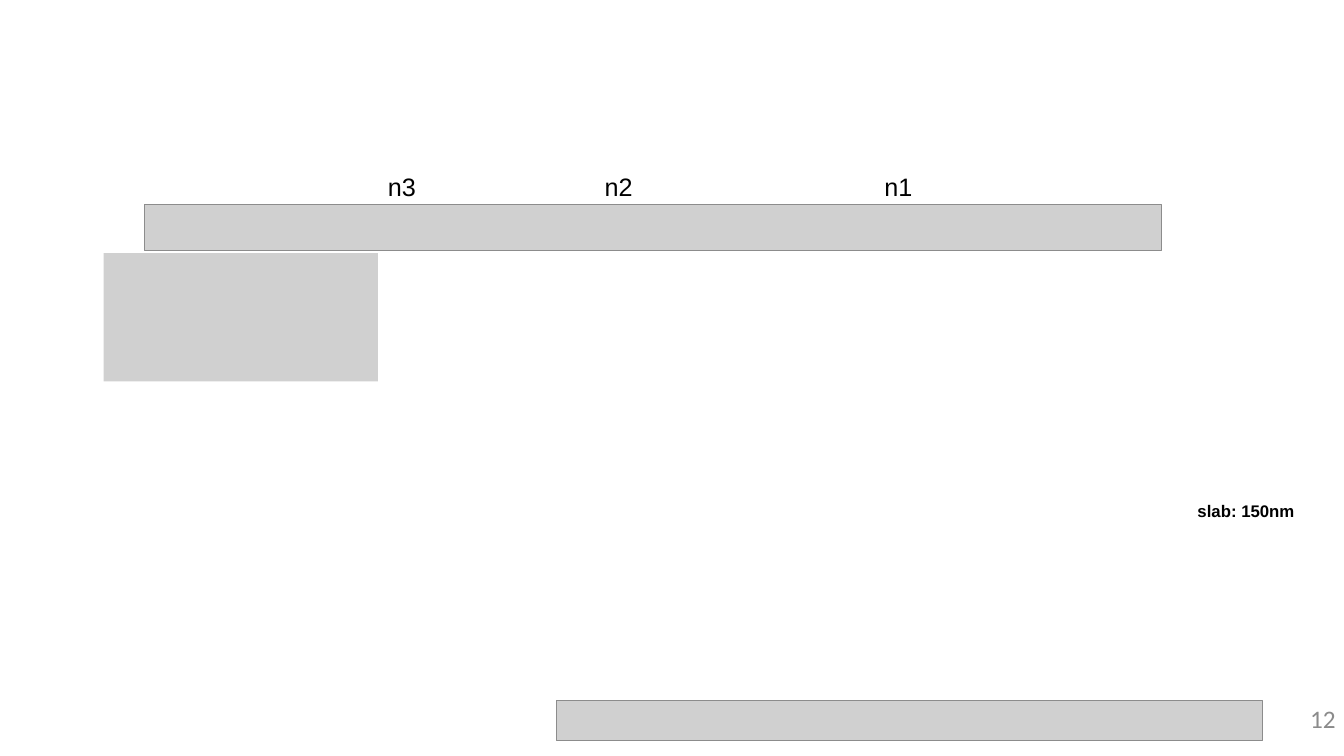
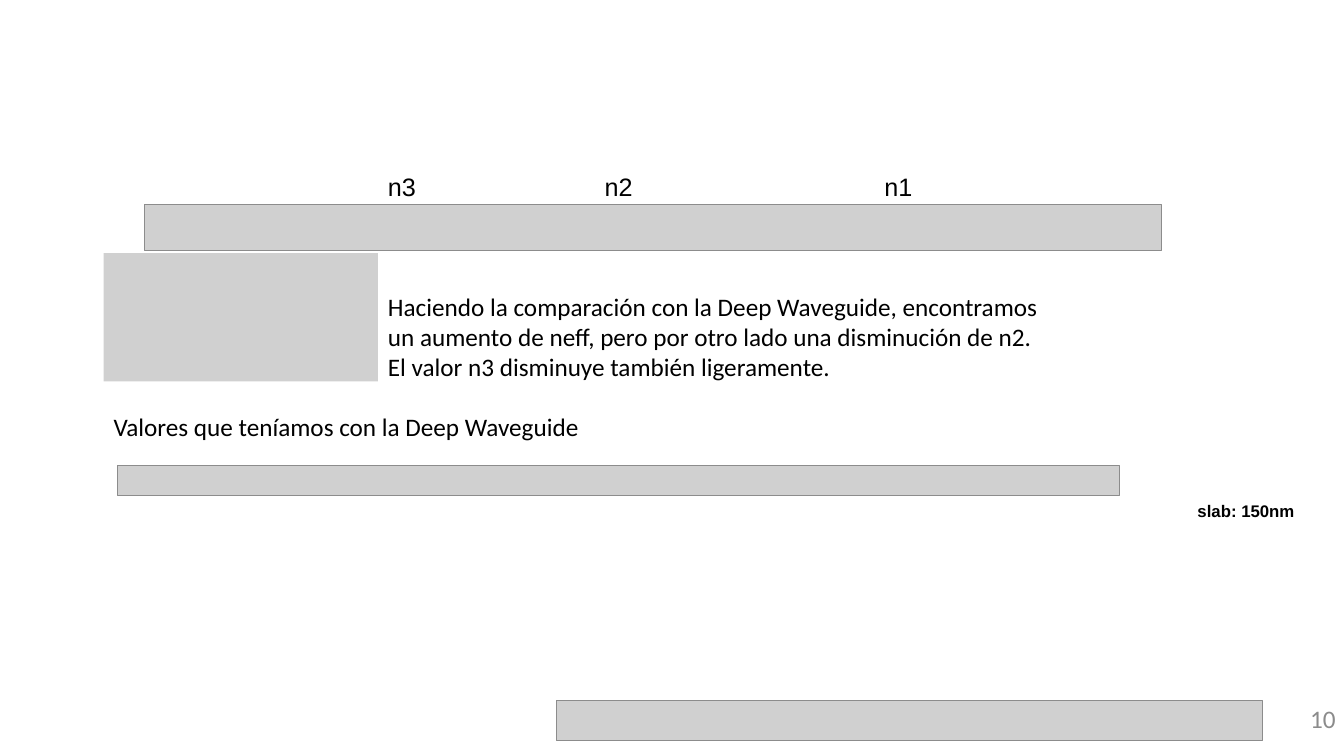
Before and after one commit to RobertoFernandezSevilla/pic-upv-lab1, a slide deck: slide 10 of LabBook_10.pptx (slide 12 before the commit). Drawn at 1344x756 pixels with LibreOffice and Linux fonts; fonts in the diff are those of the drawing; grey boxes stand for pictures; background and template pictures are left out. Boxes give left, top, right and bottom in pixels: in the first picture for what was removed or moved away, otherwise in the second. Text is boxed around its words. In the diff, an @@ line names an element or a change of style, - is before the commit and + after.

```diff
--- a/LabBook_10.pptx
+++ b/LabBook_10.pptx
@@ text added at (388, 298, 1037, 381), 18 pt, text #000000 @@
+Haciendo la comparación con la Deep Waveguide, encontramos un aumento de neff, pero por otro lado una disminución de n2.
+El valor n3 disminuye también ligeramente.
@@ text added at (114, 418, 578, 441), 18 pt, text #000000 @@
+Valores que teníamos con la Deep Waveguide
@@ picture added at (118, 466, 1120, 496) @@
@@ page number at (1310, 712, 1336, 728): text changed @@
-12
+10
```
Also in this commit, not shown: 9 other slides changed, 4 slides removed, 1 other file.
